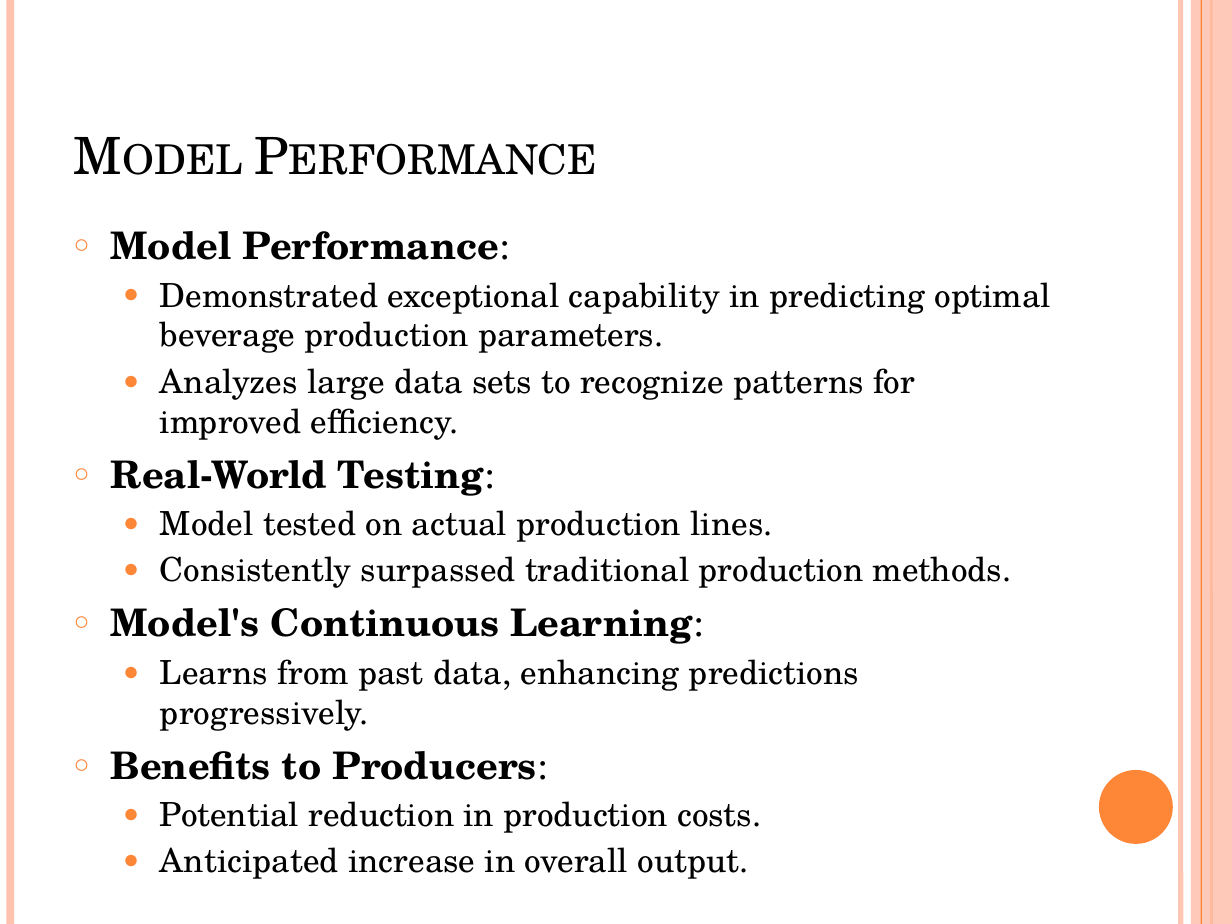
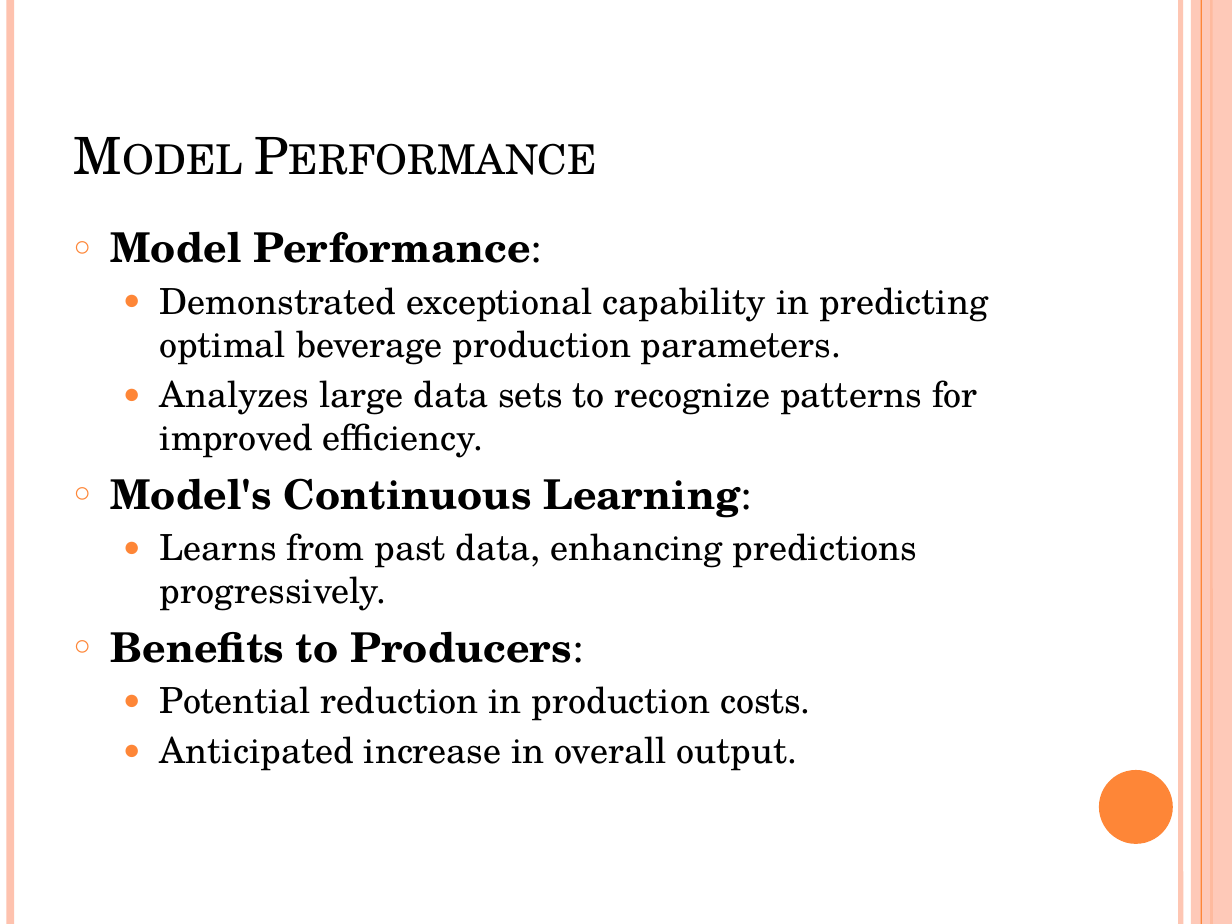
Before and after one commit to MichelleMoran431/Capstone---CCT, a slide deck: slide 10 of Presentation/Enhancing Beverage Production Process Efficiency.pptx. Drawn at 1232x924 pixels with LibreOffice and Linux fonts; fonts in the diff are those of the drawing. Boxes give left, top, right and bottom in pixels: in the first picture for what was removed or moved away, otherwise in the second. Text is boxed around its words. In the diff, an @@ line names an element or a change of style, - is before the commit and + after.

```diff
--- a/Presentation/Enhancing Beverage Production Process Efficiency.pptx
+++ b/Presentation/Enhancing Beverage Production Process Efficiency.pptx
@@ text "Model Performance:" at [111, 287, 989, 771]: size 22.2 to 24 pt in "Model Performance:", "Model's Continuous Learning:", "Benefits to Producers:"; size 19.4 to 21 pt in "Demonstrated exceptional capability in predicting optimal be ...", "Analyzes large data sets to recognize patterns ...", "Learns from past data, enhancing predictions progressively.", "Potential reduction in production costs." and 1 more places @@
@@ text at [111, 460, 1012, 588]: paragraphs removed @@
-○ Real-World Testing:
-  ● Model tested on actual production lines.
-  ● Consistently surpassed traditional production methods.
```
Also in this commit, not shown: 9 other slides changed, 1 slide added, 1 other file.
